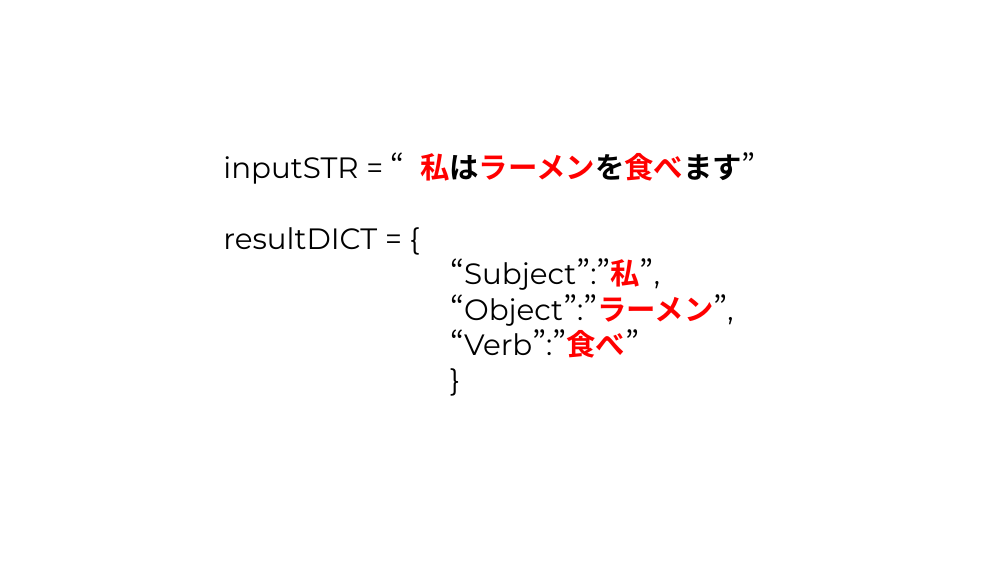
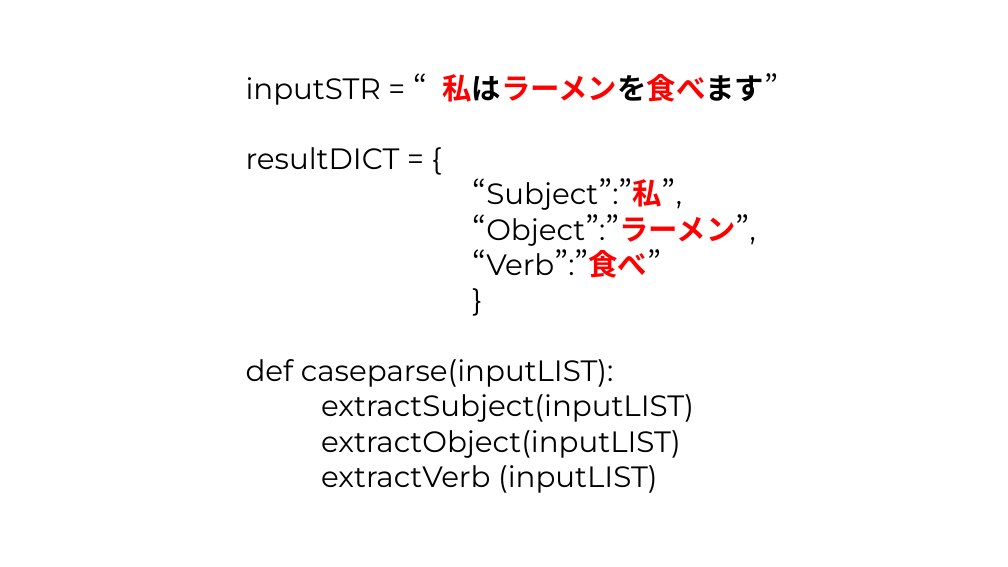
Before and after one commit to MENGHSUANCHUNG/24SS_NLP_workshop, a slide deck: slide 17 of Week03_Case_Extraction/Week 03.pptx (slide 16 before the commit). Drawn at 1008x567 pixels with LibreOffice and Linux fonts; fonts in the diff are those of the drawing. Boxes give left, top, right and bottom in pixels: in the first picture for what was removed or moved away, otherwise in the second. Text is boxed around its words. In the diff, an @@ line names an element or a change of style, - is before the commit and + after.

```diff
--- a/Week03_Case_Extraction/Week 03.pptx
+++ b/Week03_Case_Extraction/Week 03.pptx
@@ text "inputSTR = “私はラーメンを食べます”": place and size @@
-text "inputSTR = “私はラーメンを食べます”" at bbox=[223, 152, 756, 358]
+text "inputSTR = “私はラーメンを食べます”" at bbox=[246, 73, 778, 493]
@@ text at bbox=[246, 359, 694, 493]: paragraphs added @@
+def caseparse(inputLIST):
+extractSubject(inputLIST)
+extractObject(inputLIST)
+extractVerb (inputLIST)
```
